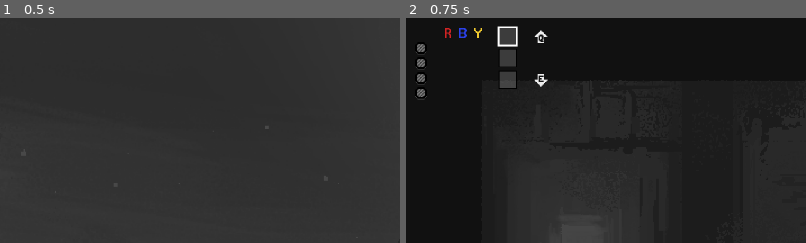
Above: before the commit, frames 1-2 (left to right).
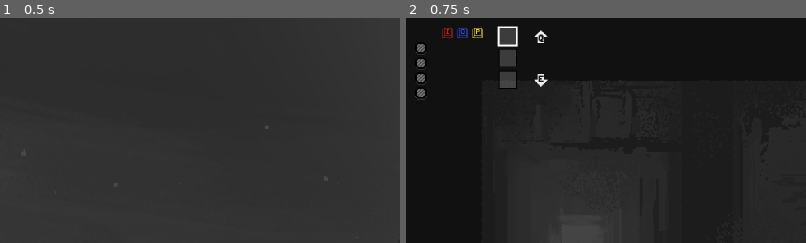
Above: after the commit, the same moments.

Repository: HimeWoo/untitled-paint-game
Game: Godot game, scene res://scenes/MainMenu.tscn
Two runs of this game, one before a commit and one after it. Both use one fixed random seed, a clock stepped at 60 frames per second and the inputs below. Sound files missing from this copy of the repository are replaced by a short silence.
Inputs:
- Up to frame 1 (0.5 s): no input
- Up to frame 2 (0.75 s): click "Start Game" at 0.5 s
The pictures show only the part of the screen within x 0-50%, y 0-50%; the shares and areas given below are measured in that part.

Frame 1 is identical in both runs. In frame 2, 0.3% of the frame differs, in the area x 9-20%, y 4-9%.

Commit message:
Updated inventory labels

Diff:
--- a/untitled-paint-game/project.godot
+++ b/untitled-paint-game/project.godot
@@ -85,19 +85,19 @@
 }
 queue_red={
 "deadzone": 0.2,
-"events": [Object(InputEventKey,"resource_local_to_scene":fa …(140 unchanged characters)… d":false,"keycode":0,"physical_keycode":49,"key_label":0,"unicode":49,"location":0,"echo":false,"script":null)
+"events": [Object(InputEventKey,"resource_local_to_scene":fa …(140 unchanged characters)… d":false,"keycode":0,"physical_keycode":73,"key_label":0,"unicode":105,"location":0,"echo":false,"script":null)
 , Object(InputEventJoypadButton,"resource_local_to_scene":false,"resource_name":"","device":-1,"button_index":13,"pressure":0.0,"pressed":true,"script":null)
 ]
 }
 queue_blue={
 "deadzone": 0.2,
-"events": [Object(InputEventKey,"resource_local_to_scene":fa …(140 unchanged characters)… d":false,"keycode":0,"physical_keycode":50,"key_label":0,"unicode":50,"location":0,"echo":false,"script":null)
+"events": [Object(InputEventKey,"resource_local_to_scene":fa …(140 unchanged characters)… d":false,"keycode":0,"physical_keycode":79,"key_label":0,"unicode":111,"location":0,"echo":false,"script":null)
 , Object(InputEventJoypadButton,"resource_local_to_scene":false,"resource_name":"","device":-1,"button_index":11,"pressure":0.0,"pressed":true,"script":null)
 ]
 }
 queue_yellow={
 "deadzone": 0.2,
-"events": [Object(InputEventKey,"resource_local_to_scene":fa …(140 unchanged characters)… d":false,"keycode":0,"physical_keycode":51,"key_label":0,"unicode":51,"location":0,"echo":false,"script":null)
+"events": [Object(InputEventKey,"resource_local_to_scene":fa …(140 unchanged characters)… d":false,"keycode":0,"physical_keycode":80,"key_label":0,"unicode":112,"location":0,"echo":false,"script":null)
 , Object(InputEventJoypadButton,"resource_local_to_scene":false,"resource_name":"","device":-1,"button_index":14,"pressure":0.0,"pressed":true,"script":null)
 ]
 }
--- a/untitled-paint-game/scenes/ui/blue_counter.tscn
+++ b/untitled-paint-game/scenes/ui/blue_counter.tscn
@@ -2,10 +2,11 @@
 
 [ext_resource type="PackedScene" uid="uid://ce1cpnhamaoqf" path="res://scenes/ui/paint_counter.tscn" id="1_bwpmj"]
 [ext_resource type="Resource" uid="uid://ca3r6vvyhon5k" path="res://resources/paint_blue.tres" id="2_13p42"]
-[ext_resource type="Texture2D" uid="uid://w3i1o53asmvi" path="res://assets/UI/tip-color-BLUE.png" id="3_ksrpy"]
+[ext_resource type="Texture2D" uid="uid://dnpqilgonhpq2" path="res://assets/UI/tip-key_O-blue.png" id="3_ksrpy"]
 
 [node name="BlueCounter" instance=ExtResource("1_bwpmj")]
 item = ExtResource("2_13p42")
 
 [node name="TextureRect" parent="LabelArea" index="0"]
 texture = ExtResource("3_ksrpy")
+stretch_mode = 3
--- a/untitled-paint-game/scenes/ui/red_counter.tscn
+++ b/untitled-paint-game/scenes/ui/red_counter.tscn
@@ -2,10 +2,11 @@
 
 [ext_resource type="PackedScene" uid="uid://ce1cpnhamaoqf" path="res://scenes/ui/paint_counter.tscn" id="1_pxh5f"]
 [ext_resource type="Resource" uid="uid://dw064a8wqkfr2" path="res://resources/paint_red.tres" id="2_kmbav"]
-[ext_resource type="Texture2D" uid="uid://cpqhrt4r2f0sf" path="res://assets/UI/tip-color-RED.png" id="3_8xg2s"]
+[ext_resource type="Texture2D" uid="uid://cxy3yc16fqn3a" path="res://assets/UI/tip-key_I-red.png" id="3_8xg2s"]
 
 [node name="RedCounter" instance=ExtResource("1_pxh5f")]
 item = ExtResource("2_kmbav")
 
 [node name="TextureRect" parent="LabelArea" index="0"]
 texture = ExtResource("3_8xg2s")
+stretch_mode = 3
--- a/untitled-paint-game/scenes/ui/yellow_counter.tscn
+++ b/untitled-paint-game/scenes/ui/yellow_counter.tscn
@@ -2,10 +2,11 @@
 
 [ext_resource type="PackedScene" uid="uid://ce1cpnhamaoqf" path="res://scenes/ui/paint_counter.tscn" id="1_wm0h3"]
 [ext_resource type="Resource" uid="uid://c8kgjgfya5h34" path="res://resources/paint_yellow.tres" id="2_h2174"]
-[ext_resource type="Texture2D" uid="uid://6wnndfse25f3" path="res://assets/UI/tip-color-YELLOW.png" id="3_yb282"]
+[ext_resource type="Texture2D" uid="uid://cibdkpe4y26gv" path="res://assets/UI/tip-key_P-yellow.png" id="3_yb282"]
 
 [node name="YellowCounter" instance=ExtResource("1_wm0h3")]
 item = ExtResource("2_h2174")
 
 [node name="TextureRect" parent="LabelArea" index="0"]
 texture = ExtResource("3_yb282")
+stretch_mode = 3
